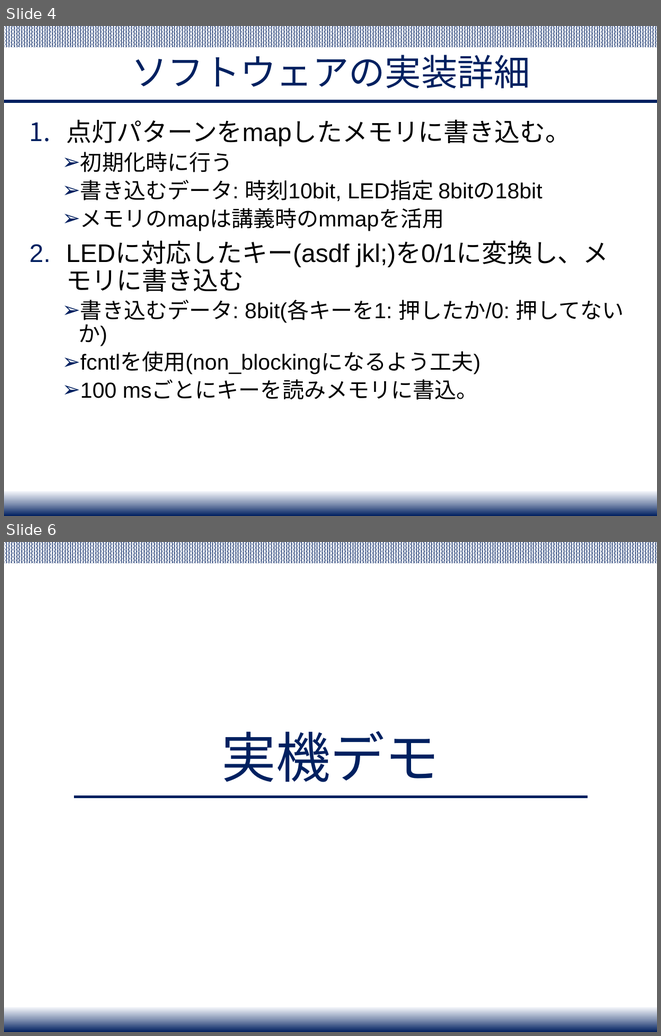
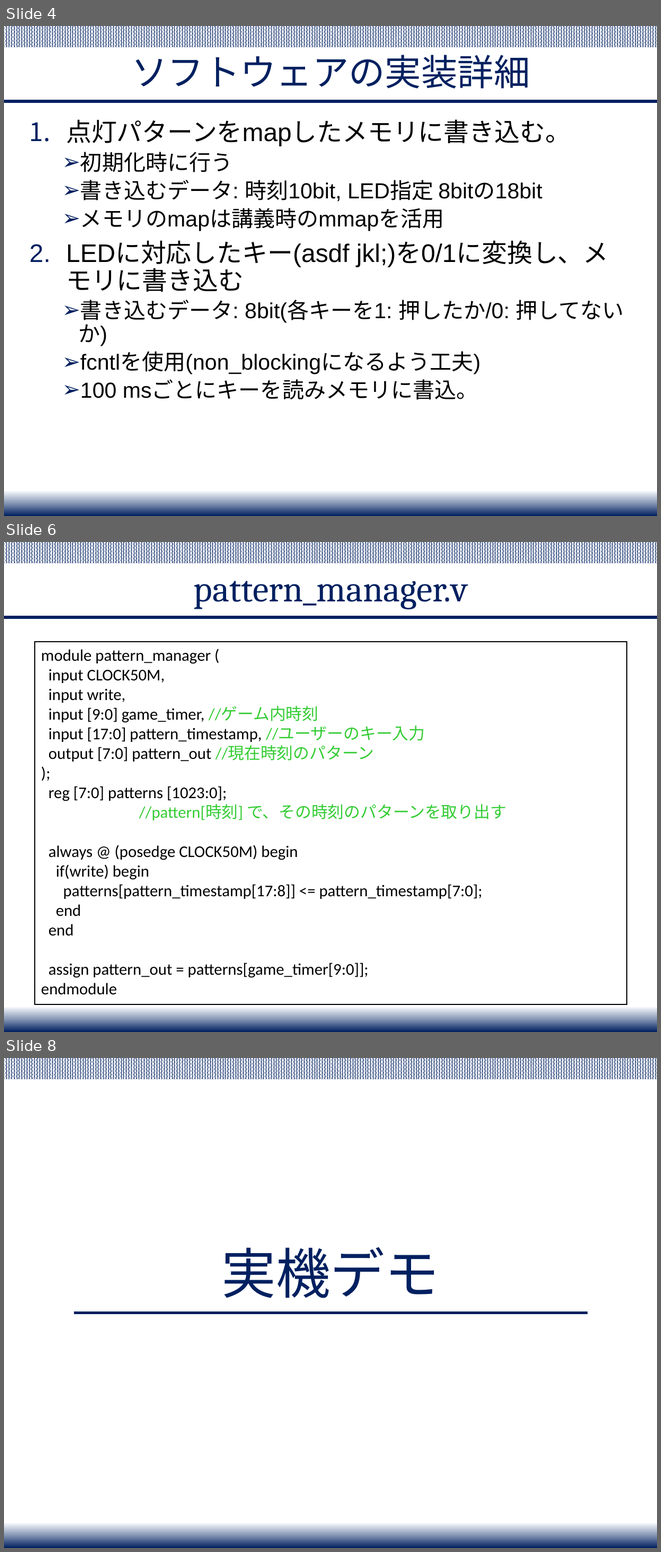
Before and after one commit to Yuchan4342/iot-system-project, a slide deck: presentation/IoT_project_final_presentation.pptx. Shown one above the other, each under a label of ours: slides 4 and 6 before the commit, slides 4, 6 and 8 after it; the slides between them are not shown. The pictures are 661x1036 and 661x1552 pixels, drawn with LibreOffice and Linux fonts; fonts in the diff are those of the drawing. Boxes give left, top, right and bottom in pixels: in the first picture for what was removed or moved away, otherwise in the second. Text is boxed around its words. In the diff, an @@ line names an element or a change of style, - is before the commit and + after.

```diff
--- a/presentation/IoT_project_final_presentation.pptx
+++ b/presentation/IoT_project_final_presentation.pptx
@@ slide 6 added at bbox=[4, 542, 657, 1032], background #FFFFFF; not listed: 3 template elements that a slide beside it also shows @@
@@ title added at bbox=[194, 581, 468, 609], 40 pt, text #002060 @@
+pattern_manager.v
@@ rectangle added at bbox=[35, 642, 627, 1004], fill #FFFFFF, outline #000000 1 pt, 18 pt, text #000000 @@
+module pattern_manager (
+input CLOCK50M,
+input write,
+input [9:0] game_timer, //ゲーム内時刻
+input [17:0] pattern_timestamp, //ユーザーのキー入力
+output [7:0] pattern_out //現在時刻のパターン
+);
+reg [7:0] patterns [1023:0];
+//pattern[時刻] で、その時刻のパターンを取り出す
+always @ (posedge CLOCK50M) begin
+if(write) begin
+patterns[pattern_timestamp[17:8]] <= pattern_timestamp[7:0];
+end
+end
+assign pattern_out = patterns[game_timer[9:0]];
+endmodule
@@ what was slide 6 is now slide 8 @@
```
Also in this commit, not shown: 2 slides changed, 3 other slides added, 1 slide removed.
